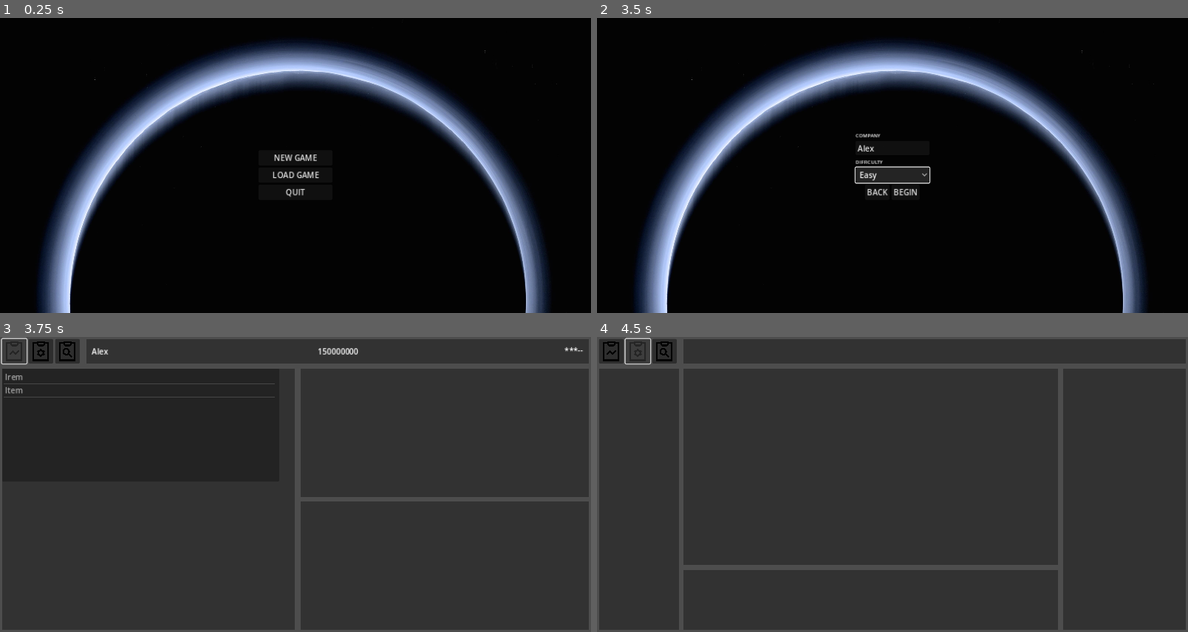
Above: before the commit, frames 1-4 (two rows, left to right).
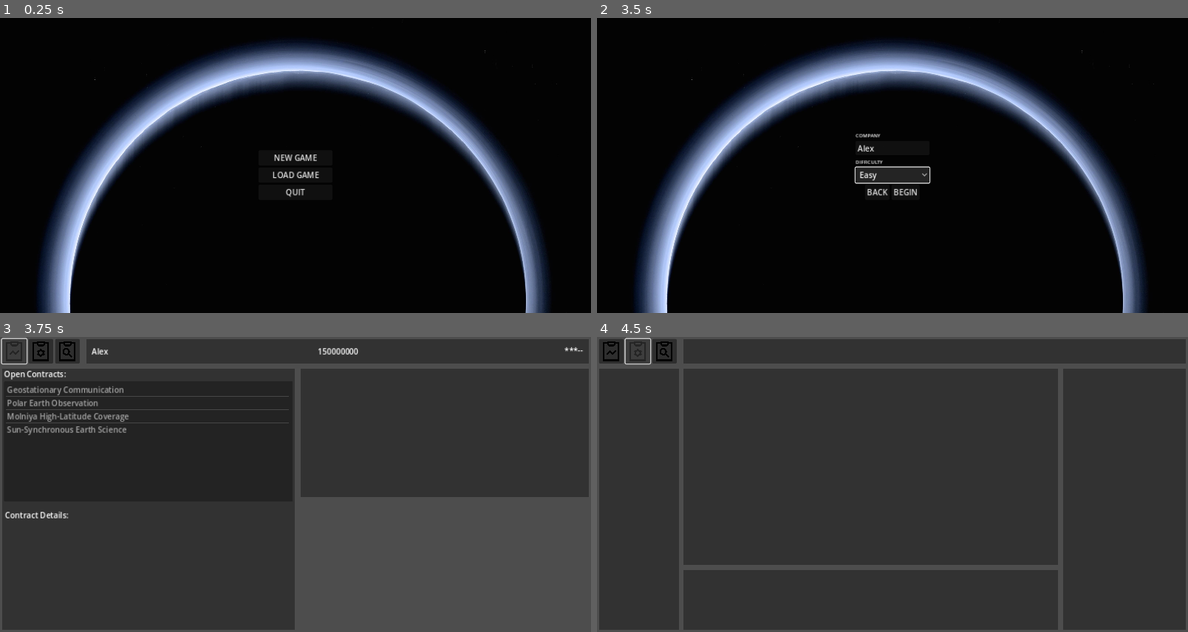
Above: after the commit, the same moments.

Repository: andrerwolff/SAT-COM
Game: Godot game, scene res://Scenes/main_menu.tscn
The game is run twice, just before and just after one commit, with the same random seed, the same clock (stepped at 60 frames per second) and the same inputs.
Inputs (mouse positions are in pixels of both pictures, inside the frame that each line leads up to):
- Up to frame 1 (0.25 s): no input
- Up to frame 2 (3.5 s): click "NEW GAME" at 0.5 s; click (892, 147) at 1.27 s; type "Alex" at 1.35 s; click "Easy" at 2 s; click "Easy" at 2.75 s
- Up to frame 3 (3.75 s): click "BEGIN" at 3.5 s
- Up to frame 4 (4.5 s): click (638, 351) at 4.25 s

Frames 1-2 are identical in both runs. In frame 3, 23% of the frame differs, in the area x 0-100%, y 11-100%; in frame 4, nothing differs.

Commit message:
EOD Commit

Diff:
--- a/Scenes/manager.tscn
+++ b/Scenes/manager.tscn
@@ -83,12 +83,31 @@
 
 [node name="ItemList" type="ItemList" parent="contracts_panel"]
 layout_mode = 0
-offset_right = 563.0
-offset_bottom = 230.0
-item_count = 3
-item_0/text = "Irem"
-item_1/text = "Item"
-item_2/text = ""
+offset_left = 4.0
+offset_top = 26.0
+offset_right = 591.0
+offset_bottom = 271.0
+
+[node name="Label3" type="Label" parent="contracts_panel"]
+offset_left = 6.0
+offset_top = 287.0
+offset_right = 132.0
+offset_bottom = 313.0
+text = "Contract Details:"
+
+[node name="Label" type="Label" parent="contracts_panel"]
+layout_mode = 0
+offset_left = 4.0
+offset_right = 130.0
+offset_bottom = 26.0
+text = "Open Contracts:"
+
+[node name="Label2" type="Label" parent="contracts_panel"]
+layout_mode = 0
+offset_left = 4.0
+offset_top = 276.0
+offset_right = 592.0
+offset_bottom = 529.0
 
 [node name="tech_panel" type="ColorRect" parent="."]
 anchors_preset = 15
@@ -103,6 +122,7 @@
 color = Color(0.196078, 0.196078, 0.196078, 1)
 
 [node name="stats_panel" type="ColorRect" parent="."]
+visible = false
 anchors_preset = 15
 anchor_right = 1.0
 anchor_bottom = 1.0
--- a/Scripts/manager.gd
+++ b/Scripts/manager.gd
@@ -16,8 +16,10 @@
 	var data = JSON.parse_string(json_text)
 	if data:
 		for contract in data:
-			for info in contract:
-				pass
+			var item_text = contract["name"]
+
+			$contracts_panel/ItemList.add_item(item_text)
+
 
 
 func _on_item_list_item_selected(index):
